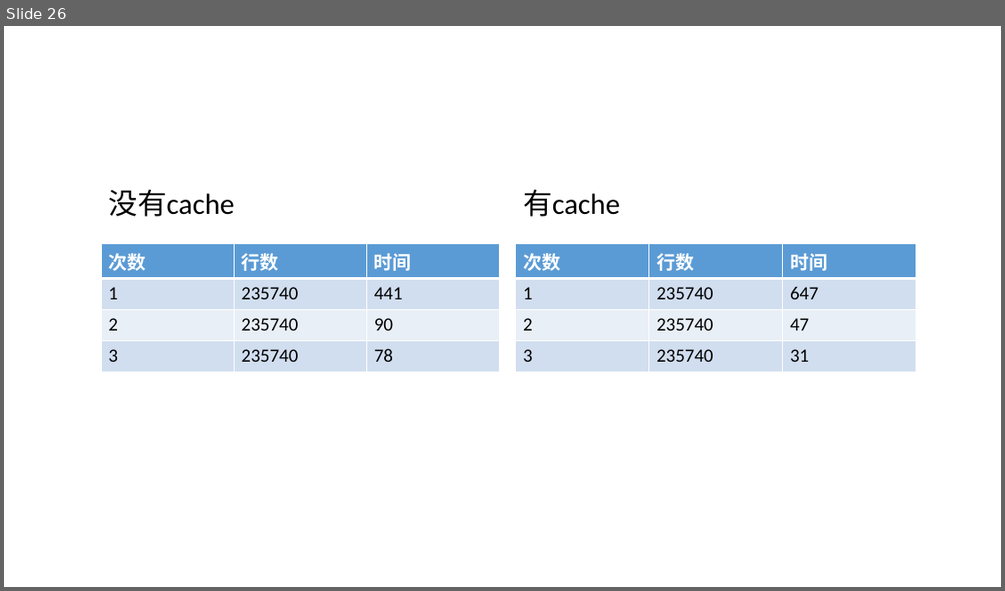
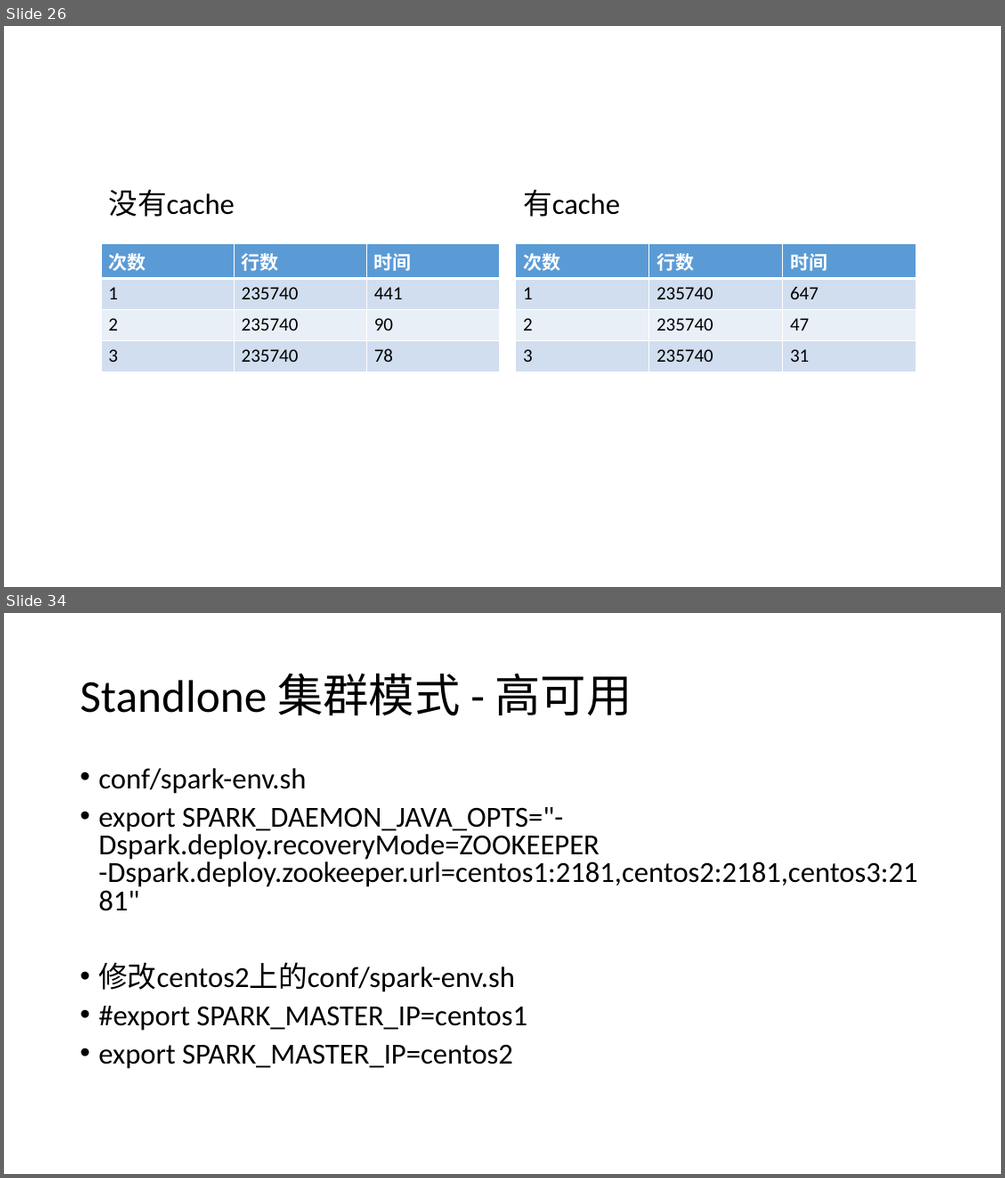
Before and after one commit to zhangpanfeng/darren-spark, a slide deck: doc/Spark.pptx. Shown one above the other, each under a label of ours: slide 26 before the commit, slides 26 and 34 after it; the slides between them are not shown. The pictures are 1005x591 and 1005x1178 pixels, drawn with LibreOffice and Linux fonts; fonts in the diff are those of the drawing. Boxes give left, top, right and bottom in pixels: in the first picture for what was removed or moved away, otherwise in the second. Text is boxed around its words. In the diff, an @@ line names an element or a change of style, - is before the commit and + after.

Commit message:
update master

```diff
--- a/doc/Spark.pptx
+++ b/doc/Spark.pptx
@@ slide 34 added at <box>4,613,1001,1174</box>, background #FFFFFF @@
@@ title added at <box>80,674,632,716</box>, 44 pt, text #000000 @@
+Standlone 集群模式 - 高可用
@@ text added at <box>98,768,917,1069</box>, 28 pt, text #000000 @@
+• conf/spark-env.sh
+• export SPARK_DAEMON_JAVA_OPTS="-Dspark.deploy.recoveryMode=ZOOKEEPER -Dspark.deploy.zookeeper.url=centos1:2181,centos2:2181,centos3:2181"
+• 修改centos2上的conf/spark-env.sh
+• #export SPARK_MASTER_IP=centos1
+• export SPARK_MASTER_IP=centos2
```
Also in this commit, not shown: 12 other slides added, 2 slides removed, 8 other files.
